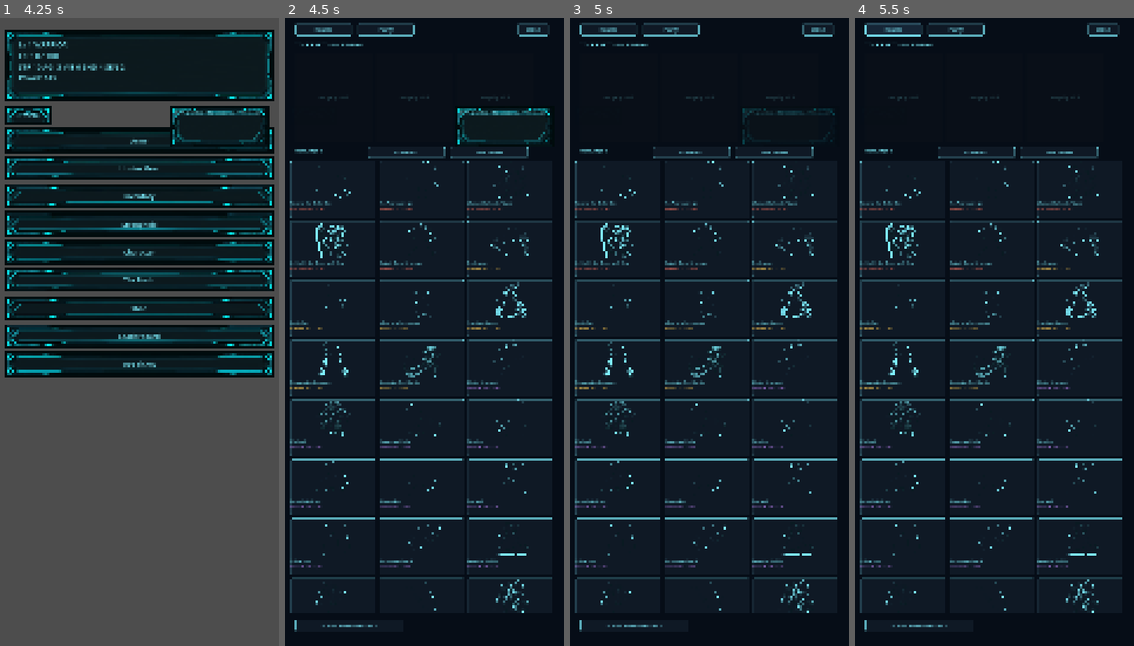
Above: before the commit, frames 1-4 (left to right).
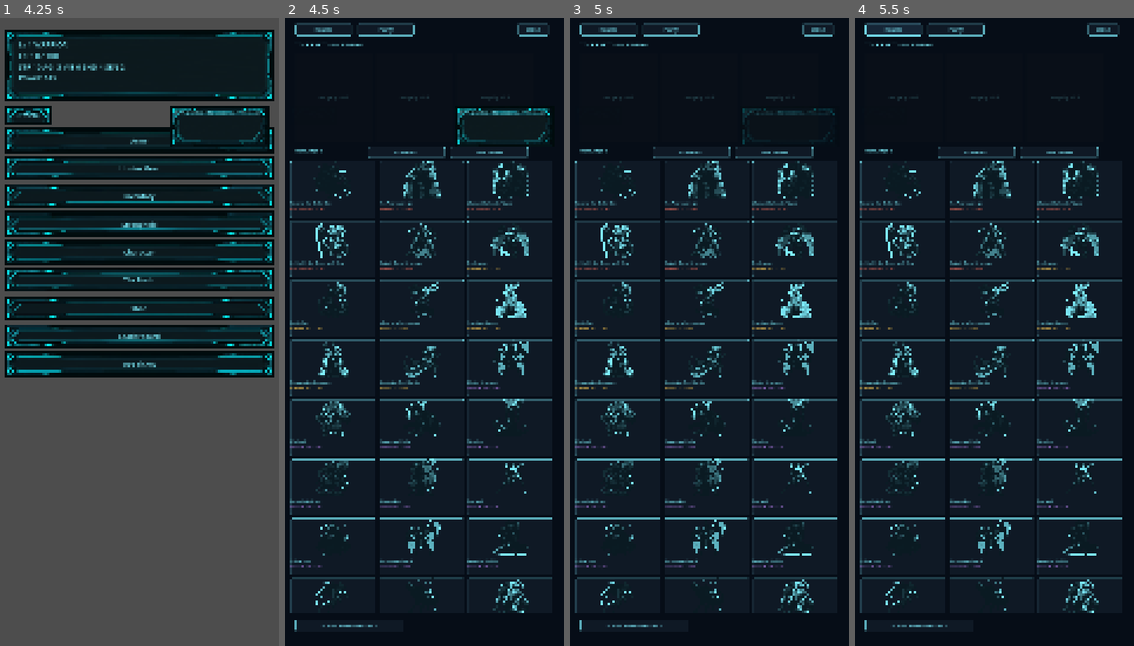
Above: after the commit, the same moments.

Repository: Luke-AI-Developments/HollowHunter
Game: Godot game, scene res://scenes/boot_loader.tscn
The game is run twice, just before and just after one commit, with the same random seed, the same clock (stepped at 60 frames per second) and the same inputs.
Inputs (mouse positions are in pixels of both pictures, inside the frame that each line leads up to):
- Up to frame 1 (4.25 s): tap Enter at 0.5 s; move the mouse to (200, 300) at 0.52 s; hold Shift 0.53-1.25 s; click (200, 300) at 0.67 s; click (53, 175) at 1.27 s; click "Warrior" at 2 s; click "Let's go" at 2.75 s; click "☰ Menu" at 3.5 s
- Up to frame 2 (4.5 s): click "Army" at 4.25 s
- Up to frame 3 (5 s): no input
- Up to frame 4 (5.5 s): click "Roster" at 5 s

Frame 1 is identical in both runs. In frame 2, 2.3% of the frame differs, in the area x 10-88%, y 22-95%; in frame 3, 2.3%; in frame 4, 2.3%.

Commit message:
fix: whole-branch review -- shader alpha gate was inverted (bodies vanished); monotonic next_army_id (was army.size(), collided post-removal); pre-grant save backup; cache traits.json; scavenger/soulbound Essence % text

Diff:
--- a/content/traits.json
+++ b/content/traits.json
@@ -4,13 +4,13 @@
     { "id": "sturdy",          "name": "Sturdy",           "rarity": "common",    "polarity": "positive", "effect_text": "+HP", "mods": {"combat_pct": {"VIT": 0.10}, "power_pct": 0.05} },
     { "id": "keen",            "name": "Keen",             "rarity": "common",    "polarity": "positive", "effect_text": "+ATK", "mods": {"combat_pct": {"STR": 0.10, "SEN": 0.10}, "power_pct": 0.05} },
     { "id": "fleet",           "name": "Fleet",            "rarity": "common",    "polarity": "positive", "effect_text": "acts sooner (+SPD)", "mods": {"combat_pct": {"AGI": 0.12}, "power_pct": 0.06} },
-    { "id": "scavenger",       "name": "Scavenger",        "rarity": "common",    "polarity": "positive", "effect_text": "+Essence from gate & Nadir clears", "mods": {"power_pct": 0.04} },
+    { "id": "scavenger",       "name": "Scavenger",        "rarity": "common",    "polarity": "positive", "effect_text": "+10% Essence from gate & Nadir clears", "mods": {"power_pct": 0.04} },
     { "id": "ironhide",        "name": "Ironhide",         "rarity": "uncommon",  "polarity": "positive", "effect_text": "+DEF", "mods": {"combat_pct": {"END": 0.10}, "power_pct": 0.05} },
     { "id": "bloodhunger",     "name": "Bloodhunger",      "rarity": "uncommon",  "polarity": "positive", "effect_text": "Heals on a killing blow", "mods": {"power_pct": 0.06} },
     { "id": "warcaller",       "name": "Warcaller",        "rarity": "uncommon",  "polarity": "positive", "effect_text": "Party-wide attack aura", "mods": {"power_pct": 0.06} },
     { "id": "frostblooded",    "name": "Frostblooded",     "rarity": "rare",      "polarity": "positive", "effect_text": "Bonus damage vs Rime Sylphs", "mods": {"power_pct": 0.08} },
     { "id": "relentless",      "name": "Relentless",       "rarity": "rare",      "polarity": "positive", "effect_text": "Cooldowns recover twice as fast", "mods": {"power_pct": 0.08} },
-    { "id": "soulbound",       "name": "Soulbound",        "rarity": "epic",      "polarity": "positive", "effect_text": "+Essence from gate & Nadir clears", "mods": {"power_pct": 0.10} },
+    { "id": "soulbound",       "name": "Soulbound",        "rarity": "epic",      "polarity": "positive", "effect_text": "+20% Essence from gate & Nadir clears", "mods": {"power_pct": 0.10} },
     { "id": "executioner",     "name": "Executioner",      "rarity": "epic",      "polarity": "positive", "effect_text": "Bonus damage vs rank A/S gates & Nadir bosses", "mods": {"power_pct": 0.10} },
     { "id": "monarchs_favour", "name": "Monarch's Favour", "rarity": "legendary", "polarity": "positive", "effect_text": "small boost to every stat + squad synergy", "mods": {"power_pct": 0.12, "combat_pct": {"STR": 0.08, "AGI": 0.08, "VIT": 0.08, "END": 0.08, "SEN": 0.08}} },
     { "id": "brittle",         "name": "Brittle",          "rarity": "common",    "polarity": "negative", "effect_text": "-DEF", "mods": {"combat_pct": {"END": -0.12}, "power_pct": -0.06} },
--- a/core/content.gd
+++ b/core/content.gd
@@ -2,6 +2,9 @@
 ## Loads static game content (monsters, equipment) from res://content/*.json
 ## into plain Dictionaries/Arrays. Pure and side-effect free except for the
 ## file read itself -- no engine/scene dependency, unit-testable with GUT.
+## (load_traits() additionally memoises the default-path result -- see there.)
+
+static var _traits_cache: Array = []  ## load_traits() memo for the default path only
 
 
 static func load_monsters(path: String = "res://content/monsters.json") -> Array:
@@ -101,11 +104,20 @@
 
 
 ## §6b shadow traits pool (content/traits.json). §6b traits pool -- see
-## that file's _comment.
+## that file's _comment. Memoised for the default path (see _traits_cache):
+## claim_shadow() rolls traits per shadow and DebugGrant.grant_all fires 50+
+## claims in one frame, so re-reading + re-parsing the file each time is pure
+## startup waste. The data is immutable at runtime; a non-default `path`
+## bypasses the cache.
 static func load_traits(path: String = "res://content/traits.json") -> Array:
+	var is_default := path == "res://content/traits.json"
+	if is_default and not _traits_cache.is_empty():
+		return _traits_cache
 	var data: Variant = JSON.parse_string(FileAccess.get_file_as_string(path))
 	if data == null or not data.has("traits"):
 		return []
+	if is_default:
+		_traits_cache = data["traits"]
 	return data["traits"]
 
 
--- a/core/hunter_state.gd
+++ b/core/hunter_state.gd
@@ -23,9 +23,11 @@
 var next_inventory_id: int = 0  ## §17b: monotonic counter for inventory instance_ids. NOT
 ## inventory.size() (the old scheme) -- that gets reused after scrap_item() removes an item,
 ## colliding with a surviving item's id. Bulk scrap is what makes this reachable for the
-## first time; fixed here rather than left as a "flagged gap" like the identical (still
-## unfixed) pattern in claim_shadow()'s shadow ids, which nothing removes-then-adds fast
-## enough to hit in practice today.
+## first time.
+var next_army_id: int = 0  ## Monotonic counter for army instance_ids, same reasoning as
+## next_inventory_id -- army.size() (the old scheme) got reused after convert_shadow() /
+## fuse_shadow() remove_at()'d an entry. DebugGrant.grant_all's burst of claims made this
+## acute; migrated from existing "shadow_N" suffixes for old saves (from_dict).
 var equipped: Dictionary  ## slot (Equip.SLOTS) -> inventory instance_id. The hunter's own
 ## 7-slot loadout. Each army shadow carries its own equipped dict too (see claim_shadow()).
 var nadir_deepest_floor: int  ## Phase 2/P3 step 1: highest Nadir floor ever cleared (§20) --
@@ -113,6 +115,7 @@
 	s.last_exp_date = ""
 	s.inventory = []
 	s.next_inventory_id = 0
+	s.next_army_id = 0
 	s.equipped = {}
 	s.nadir_deepest_floor = 0
 	s.stronghold_level = 1
@@ -164,7 +167,7 @@
 	var rng := RandomNumberGenerator.new()
 	rng.randomize()
 	var shadow := {
-		"instance_id": "shadow_%d" % army.size(),
+		"instance_id": "shadow_%d" % next_army_id,
 		"monster_id": monster_id,
 		"grade": grade,
 		"level": 1,
@@ -176,6 +179,7 @@
 		"traits": Traits.roll_traits(Traits.load_pool(), rng),
 	}
 	army.append(shadow)
+	next_army_id += 1
 	return shadow
 
 
@@ -835,6 +839,7 @@
 		"last_exp_date": last_exp_date,
 		"inventory": inventory,
 		"next_inventory_id": next_inventory_id,
+		"next_army_id": next_army_id,
 		"equipped": equipped,
 		"nadir_deepest_floor": nadir_deepest_floor,
 		"stronghold_level": stronghold_level,
@@ -867,6 +872,7 @@
 	s.last_exp_date = String(d.get("last_exp_date", ""))
 	s.inventory = d.get("inventory", [])
 	s.next_inventory_id = int(d.get("next_inventory_id", s.inventory.size()))
+	s.next_army_id = int(d.get("next_army_id", _derive_next_army_id(s.army)))
 	s.equipped = d.get("equipped", {})
 	s.nadir_deepest_floor = int(d.get("nadir_deepest_floor", 0))
 	s.stronghold_level = int(d.get("stronghold_level", 1))
@@ -893,3 +899,15 @@
 		"TRAINING_YARD": {"level": 1, "assigned": []},
 		"GATE_WATCH": {"level": 1, "assigned": []},
 	}
+
+
+## Migration for saves written before next_army_id existed: the next id must
+## clear every surviving "shadow_N" so a fresh claim can't collide with one.
+## Falls back to army.size() only if no id parses (there shouldn't be any).
+static func _derive_next_army_id(loaded_army: Array) -> int:
+	var highest := -1
+	for shadow: Dictionary in loaded_army:
+		var id := String(shadow.get("instance_id", ""))
+		if id.begins_with("shadow_") and id.substr(7).is_valid_int():
+			highest = maxi(highest, int(id.substr(7)))
+	return highest + 1 if highest >= 0 else loaded_army.size()
--- a/scenes/main.gd
+++ b/scenes/main.gd
@@ -273,6 +273,11 @@
 	if OS.is_debug_build() and ProjectSettings.get_setting("debug/grant_all_content", false):
 		var granted := DebugGrant.grant_all(state, _monsters, _equipment)
 		if granted["shadows_added"] > 0 or granted["items_added"] > 0:
+			# One-time backup before the first grant mutates the real save --
+			# grant_all is irreversible and SaveService.save() overwrites in place.
+			var backup := SaveService.SAVE_PATH + ".pre_grant_backup"
+			if FileAccess.file_exists(SaveService.SAVE_PATH) and not FileAccess.file_exists(backup):
+				DirAccess.copy_absolute(SaveService.SAVE_PATH, backup)
 			SaveService.save(state)
 			system_toast.show_toast(
 				(
--- a/shaders/shadow_recolor.gdshader
+++ b/shaders/shadow_recolor.gdshader
@@ -17,7 +17,7 @@
 uniform float desaturate : hint_range(0.0, 1.0) = 1.0;
 uniform float bg_knockout : hint_range(0.5, 1.0) = 0.86;
 uniform float bg_softness : hint_range(0.01, 0.3) = 0.08;
-uniform float bg_desat_max : hint_range(0.02, 0.4) = 0.12;
+uniform float bg_desat_max : hint_range(0.02, 0.4) = 0.2;  // tune on device: raise if white highlights thin out
 
 void fragment() {
 	vec4 src = texture(TEXTURE, UV);
@@ -26,10 +26,15 @@
 	float t = smoothstep(low, high, lum);
 	vec3 shaded = mix(shade_color.rgb, glow_color.rgb, t);
 	vec3 out_rgb = mix(desat, shaded, intensity);
+	// Knock out a pixel only when it IS near-white AND low-saturation (the true
+	// paper-white background). A dark or coloured body pixel keeps full alpha;
+	// a tinted white highlight (fang / eye-glint) keeps alpha because its
+	// saturation exceeds bg_desat_max.
 	float whiteness = min(src.r, min(src.g, src.b));
 	float maxc = max(src.r, max(src.g, src.b));
 	float sat = maxc > 0.0001 ? (maxc - whiteness) / maxc : 0.0;
-	float near_white = 1.0 - smoothstep(bg_knockout - bg_softness, bg_knockout + bg_softness, whiteness);
-	float low_sat = 1.0 - smoothstep(bg_desat_max, bg_desat_max * 2.0, sat);
-	COLOR = vec4(out_rgb, src.a * near_white * low_sat);
+	float is_white = smoothstep(bg_knockout - bg_softness, bg_knockout + bg_softness, whiteness);
+	float is_low_sat = 1.0 - smoothstep(bg_desat_max, bg_desat_max * 2.0, sat);
+	float knock = is_white * is_low_sat;
+	COLOR = vec4(out_rgb, src.a * (1.0 - knock));
 }
--- a/shaders/shadow_recolor.tres
+++ b/shaders/shadow_recolor.tres
@@ -12,4 +12,4 @@
 shader_parameter/desaturate = 1.0
 shader_parameter/bg_knockout = 0.86
 shader_parameter/bg_softness = 0.08
-shader_parameter/bg_desat_max = 0.12
+shader_parameter/bg_desat_max = 0.2
--- a/tests/unit/test_hunter_state.gd
+++ b/tests/unit/test_hunter_state.gd
@@ -91,6 +91,33 @@
 	var a := s.claim_shadow("mon_grubmaw", "E")
 	var b := s.claim_shadow("mon_grubmaw", "E")
 	assert_ne(a["instance_id"], b["instance_id"])
+
+
+func test_claim_shadow_id_does_not_collide_after_a_removal() -> void:
+	# next_army_id is monotonic -- army.size() (the old scheme) would reuse an
+	# id after convert_shadow() shrank the army.
+	var s := HunterState.new_default("WARRIOR")
+	var a := s.claim_shadow("mon_grubmaw", "E")
+	s.claim_shadow("mon_grubmaw", "E")
+	s.convert_shadow(a["instance_id"])  # army back to size 1
+	var c := s.claim_shadow("mon_grubmaw", "E")
+	var live_ids := {}
+	for shadow in s.army:
+		assert_false(live_ids.has(shadow["instance_id"]), "duplicate id %s" % shadow["instance_id"])
+		live_ids[shadow["instance_id"]] = true
+	assert_false(live_ids.has(a["instance_id"]))  # the converted id is gone, not reused
+	assert_true(live_ids.has(c["instance_id"]))
+
+
+func test_from_dict_derives_next_army_id_for_a_pre_counter_save() -> void:
+	# A legacy save dict with army ids but no next_army_id: the counter must
+	# clear every surviving suffix so a fresh claim can't collide.
+	var d := HunterState.new_default("WARRIOR").to_dict()
+	d["army"] = [{"instance_id": "shadow_5", "monster_id": "mon_grubmaw", "grade": "E", "level": 1}]
+	d.erase("next_army_id")
+	var s := HunterState.from_dict(d)
+	var fresh := s.claim_shadow("mon_grubmaw", "E")
+	assert_eq(fresh["instance_id"], "shadow_6")
 
 
 func test_army_round_trips_through_dict() -> void:
